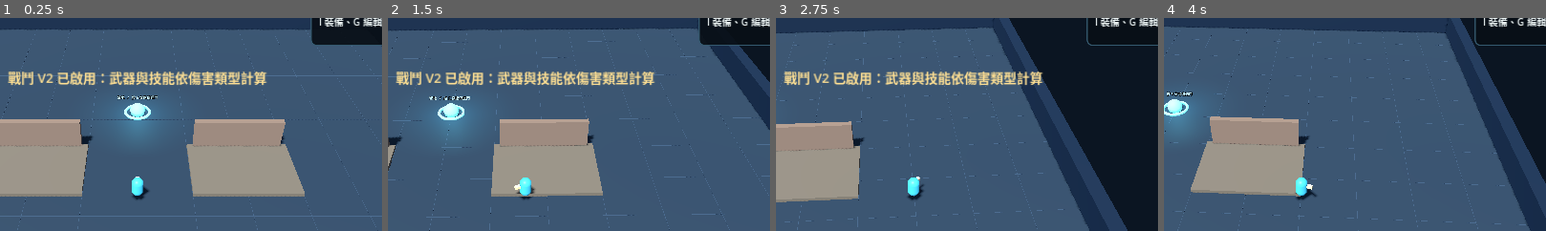
Above: before the commit, frames 1-4 (left to right).
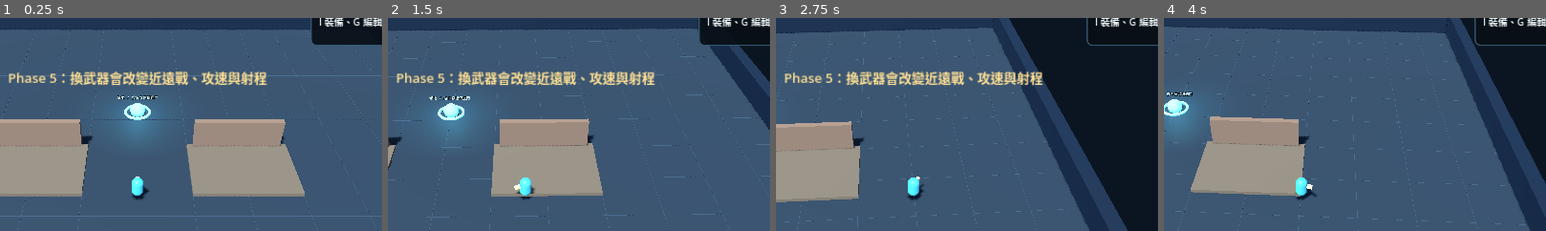
Above: after the commit, the same moments.

Repository: Lucypigr/Riftforge-Godot
Game: Godot game, scene res://scenes/main.tscn
Same seed, same stepped clock (60 frames per second), same inputs: the game is played once before the commit and once after it.
Inputs (mouse positions are % of the whole screen's width and height, from its top left):
- Up to frame 1 (0.25 s): no input
- Up to frame 2 (1.5 s): tap Enter at 0.5 s; move the mouse to (72, 45) at 0.52 s; press the mouse at (72, 45) at 0.53 s; hold D (move_right) 0.53-1.25 s; release the mouse at (72, 45) at 1.25 s; drag from (30, 55) to (45, 70) at 1.27 s
- Up to frame 3 (2.75 s): move the mouse to (60, 27) at 2.02 s; press the mouse at (60, 27) at 2.03 s; hold D (move_right) from 2.03 s (still down); tap Space (dash) at 2.1 s
- Up to frame 4 (4 s): release D (move_right) at 2.75 s; release the mouse at (60, 27) at 2.75 s; drag from (45, 70) to (20, 34) at 2.77 s; move the mouse to (80, 65) at 3.52 s; press the mouse at (80, 65) at 3.53 s; hold A (move_left) from 3.53 s (still down); tap E (interact) at 3.6 s
The pictures show only the part of the screen within x 32-82%, y 11-61%; the shares and areas given below are measured in that part.

The runs differ from the first frame. In frame 1, 2.8% of the frame differs, in the area x 2-70%, y 25-32%; in frame 2, 2.8%; in frame 3, 2.9%; in frame 4, nothing differs.

Commit message:
Phase 5: connect melee slash and ranged weapon speed/reach to live combat

Diff:
--- a/scripts/phase3_game.gd
+++ b/scripts/phase3_game.gd
@@ -1,11 +1,23 @@
 extends "res://scripts/phase2_game.gd"
-## Phase 3 inventory with optional Phase 4 combat, isolated on feature/phase4-combat-v2.
+## Phase 5 adds weapon gameplay on this isolated branch; Phase 3 inventory remains intact.
 const Grid = preload("res://scripts/grid_inventory.gd")
 const GridHUD = preload("res://scripts/grid_hud.gd")
+const WeaponRules = preload("res://research/phase5/weapon_rules.gd")
+const SlashDefinition = preload("res://research/phase2/skill_definition.gd")
+var _slash_skill
 
 func _ready() -> void:
 	super._ready()
-	# Phase 4 branch only: PC and mobile share one resolver and unchanged casting controls.
+	_slash_skill = SlashDefinition.new()
+	_slash_skill.skill_id = &"basic_slash"
+	_slash_skill.display_name = "武器斬擊"
+	_slash_skill.delivery = "area"
+	_slash_skill.damage_type = &"physical"
+	_slash_skill.base_damage = 6.0
+	_slash_skill.mana_cost = 0.0
+	_slash_skill.cooldown = 0.67
+	_slash_skill.cast_range = 3.1
+	_slash_skill.radius = 3.1
 	_skill_runtime.use_combat_v2 = true
 	_nova_skill.damage_type = &"lightning"
 	var extra := Grid.normalize(inventory)
@@ -18,8 +30,67 @@
 	if extra > 0:
 		hud.announce("舊存檔有 %d 件物品超出格子，已保留，可於背包清單查看。" % extra)
 	else:
-		hud.announce("戰鬥 V2 已啟用：武器與技能依傷害類型計算")
+		hud.announce("Phase 5：換武器會改變近遠戰、攻速與射程")
+	_sync_cooldowns()
 	save_progress()
+
+func _sync_cooldowns() -> void:
+	super._sync_cooldowns()
+	if _slash_skill != null and WeaponRules.mode(equipment["weapon"]) == "melee":
+		_bolt_cd = _skill_runtime.remaining(_slash_skill.skill_id)
+
+func cast_bolt() -> void:
+	if _skill_runtime == null or not is_instance_valid(player) or ui_open:
+		return
+	var weapon: Dictionary = equipment["weapon"]
+	if WeaponRules.mode(weapon) == "melee":
+		_cast_weapon_slash(weapon)
+		return
+	# The existing Ember Bolt/gem/projectile path remains shared by desktop and mobile.
+	# Cooldown and maximum travel distance now actually depend on the equipped weapon.
+	_bolt_skill.cooldown = WeaponRules.interval(weapon)
+	_bolt_skill.cast_range = WeaponRules.reach(weapon)
+	super.cast_bolt()
+
+func _cast_weapon_slash(weapon: Dictionary) -> void:
+	var direction: Vector3 = Vector3(aim_direction.x, 0.0, aim_direction.z)
+	if direction.length_squared() < 0.0001:
+		_skill_blocked("invalid_aim", "武器斬擊", 0)
+		return
+	direction = direction.normalized()
+	var radius: float = WeaponRules.reach(weapon)
+	_slash_skill.radius = radius
+	_slash_skill.cast_range = radius
+	_slash_skill.cooldown = WeaponRules.interval(weapon)
+	var targets: Array = []
+	var enemies_by_id: Dictionary = {}
+	for enemy in get_tree().get_nodes_in_group("enemies"):
+		if not is_instance_valid(enemy) or enemy.is_queued_for_deletion() or enemy.hp <= 0.0:
+			continue
+		if not WeaponRules.within_arc(player.global_position, direction, enemy.global_position, radius):
+			continue
+		var enemy_id: int = enemy.get_instance_id()
+		enemies_by_id[enemy_id] = enemy
+		targets.append({"id": enemy_id, "hp": enemy.hp, "position": enemy.global_position,
+			"resistance": 0.08 if enemy.boss else 0.0,
+			"defensive_ability": enemy.defensive_ability,
+			"armor_rating": enemy.armor_rating,
+			"armor_absorption": enemy.armor_absorption,
+			"resistances": enemy.damage_resistances})
+	_skill_runtime.mana = player.mana
+	var modifiers: Dictionary = {"flat_damage": float(weapon.get("damage", 0.0)),
+		"offensive_ability": _offensive_ability(), "can_miss": false}
+	var result: Dictionary = _skill_runtime.cast(_slash_skill, player.global_position, direction, targets, modifiers)
+	if not bool(result.get("ok", false)):
+		_skill_blocked(str(result.get("reason", "")), "武器斬擊", 0)
+		return
+	player.mana = _skill_runtime.mana
+	_sync_cooldowns()
+	spawn_burst(player.global_position + direction * 1.1, Color("#f1d4a4"), 0.75)
+	for hit in result["hits"]:
+		var enemy = enemies_by_id.get(int(hit["target_id"]))
+		if is_instance_valid(enemy) and not enemy.is_queued_for_deletion() and enemy.hp > 0.0:
+			enemy.take_hit(int(hit["damage"]), player.global_position)
 
 func _interact() -> void:
 	# Override only loot insertion; retain original portals and zone progression.
@@ -62,5 +133,9 @@
 	inventory = next_inventory
 	equipment[slot] = selected
 	player.refresh_equipment()
-	hud.announce("已裝備：" + str(selected.get("name", "物品")))
+	_sync_cooldowns()
+	var announcement: String = "已裝備：" + str(selected.get("name", "物品"))
+	if slot == "weapon":
+		announcement += "｜%s｜攻擊間隔 %.2f 秒" % ["近戰" if WeaponRules.mode(selected) == "melee" else "遠程", WeaponRules.interval(selected)]
+	hud.announce(announcement)
 	save_progress()
